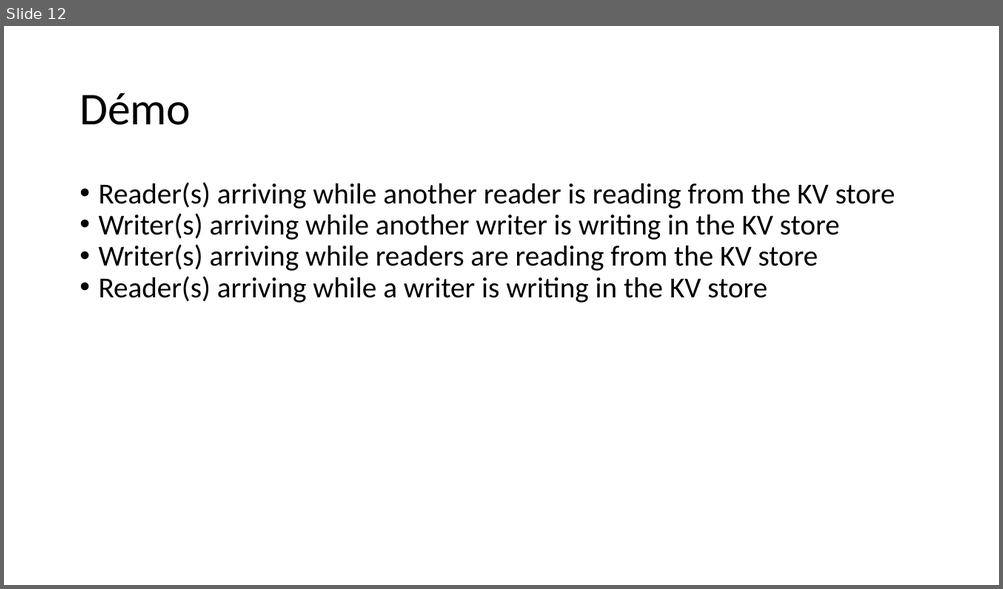
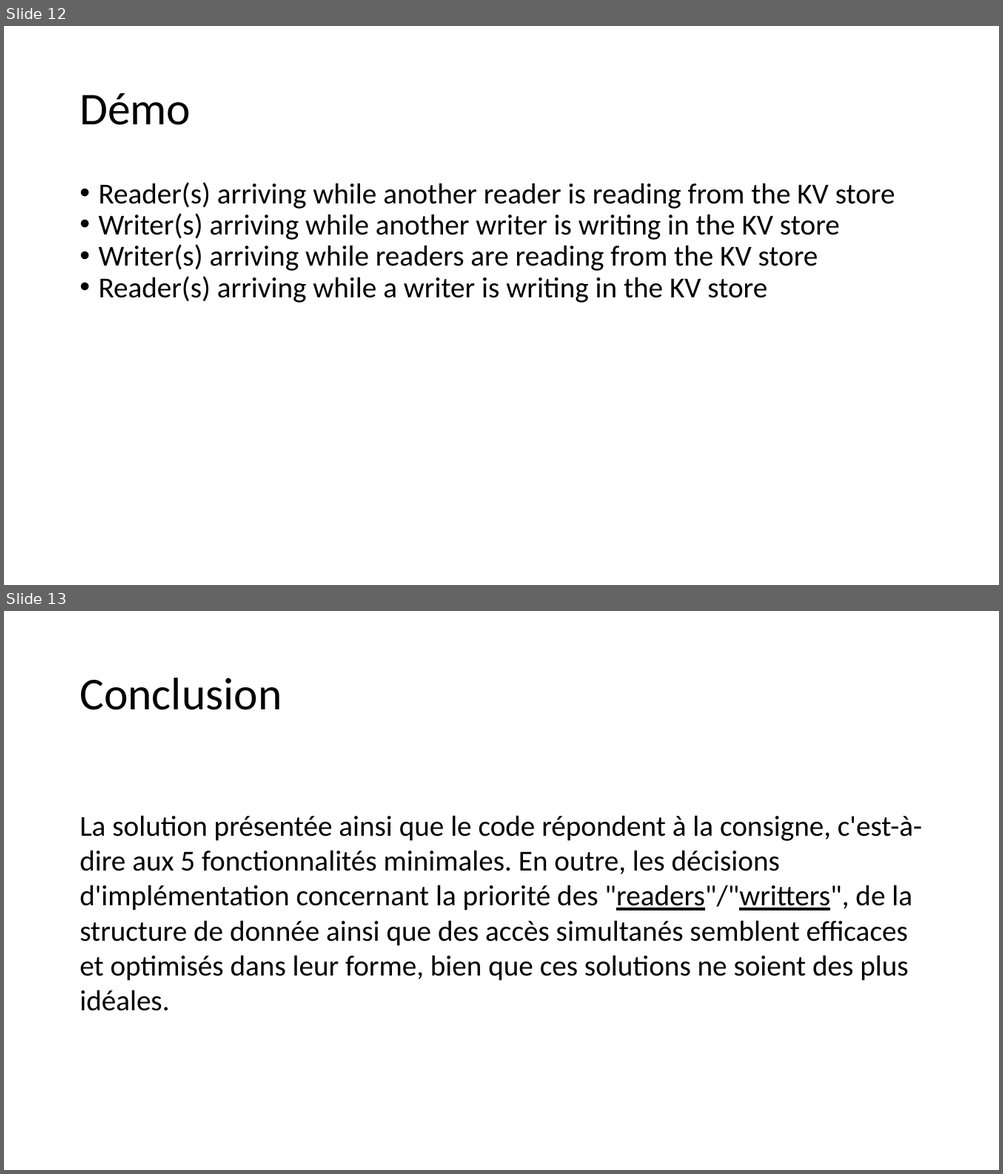
Before and after one commit to inefix/Key-Value-Store, a slide deck: presentation/KVS_presentation.pptx. Shown one above the other, each under a label of ours: slide 12 before the commit, slides 12 and 13 after it. The pictures are 1003x589 and 1003x1174 pixels, drawn with LibreOffice and Linux fonts; fonts in the diff are those of the drawing. Boxes give left, top, right and bottom in pixels: in the first picture for what was removed or moved away, otherwise in the second. Text is boxed around its words. In the diff, an @@ line names an element or a change of style, - is before the commit and + after.

Commit message:
ppt conclusion

```diff
--- a/presentation/KVS_presentation.pptx
+++ b/presentation/KVS_presentation.pptx
@@ slide 13 added at bbox=[4, 611, 999, 1170], background #FFFFFF @@
@@ text added at bbox=[79, 678, 282, 710], 44 pt, text #000000 @@
+Conclusion
@@ text added at bbox=[79, 815, 922, 1011], 28 pt, text #000000 @@
+La solution présentée ainsi que le code répondent à la consigne, c'est-à-dire aux 5 fonctionnalités minimales. En outre, les décisions d'implémentation concernant la priorité des "readers"/"writters", de la structure de donnée ainsi que des accès simultanés semblent efficaces et optimisés dans leur forme, bien que ces solutions ne soient des plus idéales.
```
Also in this commit, not shown: 1 slide removed.
